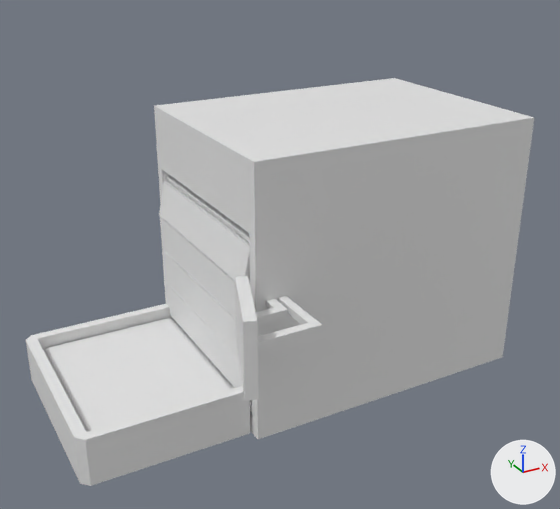
Two versions of the Blender file models/replicator/replicator.blend, one commit apart.
Rendered twice from a 50 mm camera at (-3.13, -4.5, 3.35) aimed at (-0.69, -0.06, 1.13). Lighting does not change. The marker at lower right points along +X, +Y and +Z. Materials are left out; every surface is plain grey.
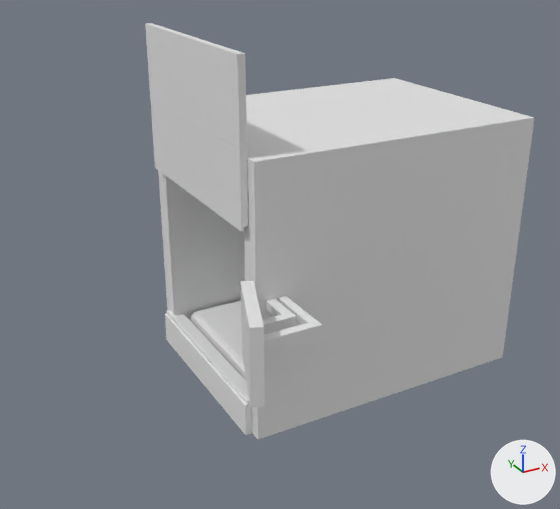
Commit message: Working on replicator

Where the newer file only moved an object's origin or applied its transform, the numbers keep the older frame.

Boxes [x1, y1, x2, y2] around the edits, measured in the pictures (560 x 509 px):
'Cube.001', reshaped, moved (56% narrower, 27% shorter)
    before: [26, 304, 250, 486]
    after: [150, 100, 248, 232]
'Cube.005', reshaped, moved
    before: [44, 318, 234, 432]
    after: [165, 310, 252, 435]
'Cube.007', reshaped, moved, rescaled
    before: [164, 281, 243, 388]
    after: [145, 23, 247, 149]
'Cube.010', no longer drawn
    before: [159, 181, 250, 281]
'Cube.002', mesh moved
    before: [235, 276, 258, 401]
    after: [241, 281, 265, 407]
'Cube.009', no longer drawn
    before: [160, 217, 236, 319]
'Cube.008', no longer drawn
    before: [162, 249, 238, 357]
'Cube.003', reshaped, moved, rescaled (6% wider, 25% taller)
    before: [256, 299, 288, 326]
    after: [262, 299, 296, 333]
'Cube.011', no longer drawn
    before: [166, 176, 249, 242]
'Cube.006', unchanged, uncovered by the edit
    after: [191, 301, 246, 380]

Edits to the bpy script that builds the scene:
```text
Change me_cube_001:
    used by ob_cube_001; location = (-0.019, -0.034, 0.0)
    remove me_cube_001.from_pydata(...)  # 42 vertices, 38 faces; spans x -2.321..-1.129, y -0.424..1.065, z 0.004..0.362
    add me_cube_001.from_pydata(...)  # 20 vertices, 18 faces; spans x -1.186..-1.137, y -0.463..1.056, z 1.539..2.093
    me_cube_001 part 4: the whole mesh is rebuilt
Change me_cube_003:
    where me_cube_003.from_pydata(...)  # 8 vertices, 6 faces; spans x -0.387..0.387, y -0.744..0.744, z -0.101..0.101
    used by ob_cube_002; location = (-1.331, -0.801, 1.007); rotation_euler = (0.375, 1.571, 0.0), in degrees (21, 90, 0); scale = (0.675, 0.398, 0.398)
    me_cube_003 part 1: the whole mesh is moved by (0.0, -0.185, 0.073)
Change me_cube_004:
    used by ob_cube_003; location = (-1.166, -0.687, 1.009); scale = (0.092, 0.0284, 0.0284)
    remove me_cube_004.from_pydata(...)  # 16 vertices, 14 faces; spans x -1.13..1.85, y -1.13..5.44, z 0.0..2.0
    add me_cube_004.from_pydata(...)  # 16 vertices, 14 faces; spans x -1.27..-1.0, y -0.82..-0.53, z 1.01..1.07
    me_cube_004 part 2: 16 of 16 vertices moved; they spanned x -1.13..1.85, y -1.13..5.44, z 0.0..2.0 and now span x -1.27..-1.0, y -0.82..-0.53, z 1.01..1.07; mean shift (-1.92, -2.08, 0.03); largest move (1.85, 5.44, 0.0) -> (-1.0, -0.53, 1.01)
Change me_cube_006:
    used by ob_cube_005; location = (0.0, 0.0, -0.308)
    remove me_cube_006.from_pydata(...)  # 32 vertices, 18 faces; spans x -2.241..-1.147, y -0.362..0.938, z 0.451..0.58
    add me_cube_006.from_pydata(...)  # 16 vertices, 14 faces; spans x -1.186..-1.137, y -0.463..1.056, z 0.003..0.282
    me_cube_006 part 5: the whole mesh is rebuilt
Change me_cube_008:
    used by ob_cube_007; location = (-1.16, 0.296, 0.428); scale = (0.0149, 0.751, 0.139)
    remove me_cube_008.from_pydata(...)  # 8 vertices, 6 faces; spans x -1.0..1.0, y -1.0..1.0, z -1.0..1.0
    add me_cube_008.from_pydata(...)  # 16 vertices, 14 faces; spans x -1.19..-1.14, y -0.46..1.06, z 2.07..2.62
    me_cube_008 part 3: the whole mesh is rebuilt
Change ob_cube_001:
    ob_cube_001.location: (-0.019, -0.034, 0.0) -> (0.0, 0.0, 0.0)
Change ob_cube_003:
    ob_cube_003.scale: (0.092, 0.0284, 0.0284) -> (1.0, 1.0, 1.0)
    ob_cube_003.location: (-1.166, -0.687, 1.009) -> (0.0, 0.0, 0.0)
Change ob_cube_005:
    ob_cube_005.location: (0.0, 0.0, -0.308) -> (0.0, 0.0, 0.0)
Change ob_cube_007:
    ob_cube_007.scale: (0.0149, 0.751, 0.139) -> (1.0, 1.0, 1.0)
    ob_cube_007.location: (-1.16, 0.296, 0.428) -> (0.0, 0.0, 0.0)
Remove ob_cube_008:
    ob_cube_008 = bpy.data.objects.new('Cube.008', me_cube_011)
    ob_cube_008.location = (-1.16, 0.296, 0.709)
    ob_cube_008.scale = (0.0149, 0.751, 0.139)
Remove ob_cube_009:
    ob_cube_009 = bpy.data.objects.new('Cube.009', me_cube_012)
    ob_cube_009.location = (-1.16, 0.296, 0.994)
    ob_cube_009.scale = (0.0149, 0.751, 0.139)
Remove ob_cube_010:
    ob_cube_010 = bpy.data.objects.new('Cube.010', me_cube_013)
    ob_cube_010.location = (-1.138, 0.296, 1.282)
    ob_cube_010.rotation_euler = (0.0, 0.215, 0.0)  # degrees (0, 12, 0)
    ob_cube_010.scale = (0.0149, 0.751, 0.139)
Remove ob_cube_011:
    ob_cube_011 = bpy.data.objects.new('Cube.011', me_cube_014)
    ob_cube_011.location = (-0.964, 0.296, 1.469)
    ob_cube_011.rotation_euler = (0.0, 1.343, 0.0)  # degrees (0, 77, 0)
    ob_cube_011.scale = (0.0149, 0.751, 0.139)
```
